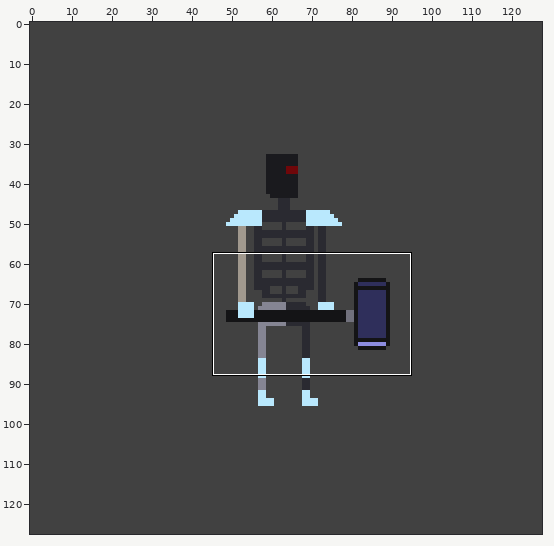
Two versions of one pixel-art file, SkeletonSlayerUnity/Assets/ASSETS_ROOT/animations/skeleton_lord/asperite/skeleton_lord_first-boss.aseprite. The picture above shows the old version from afar; the outline marks the close-up.
Close-up. Before the edit:
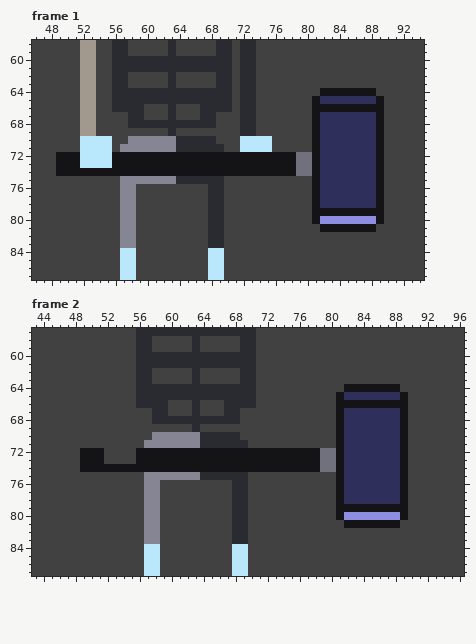
128x128 pixels, 11 frames. Colours within 5 levels of each other are drawn and written as one. Shown: frame 1: x 46..94, y 58..87; frame 2: x 43..96, y 57..87. The commit also changed other frames or places, which this record leaves out.
After the commit:
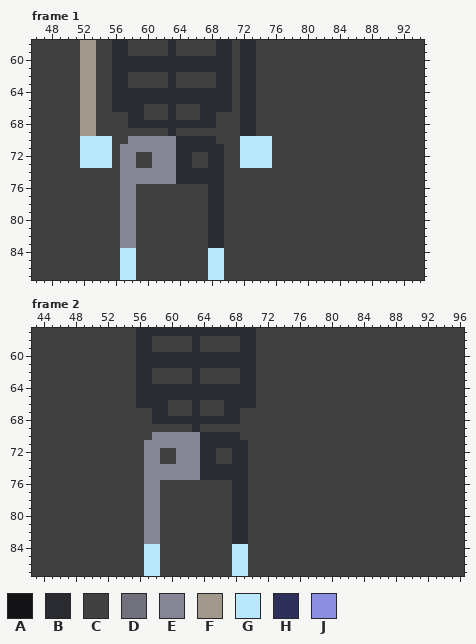
Palette (. is transparent): A #141416  B #2a2a31  C #414141  D #71717d  E #858593  F #a1998e  G #b9e8fd  H #2f2f5b  J #8d8de1
Edits made:
layer "1337Hammer" now hidden
Changed rows in their new state; - is an unchanged pixel.
Frame 1:
first column x 49:
64 ---------------------------------CCCCCCC-
65 --------------------------------CCCCCCCCC
66 --------------------------------CCCCCCCCC
67 --------------------------------CCCCCCCCC
68 --------------------------------CCCCCCCCC
69 --------------------------------CCCCCCCCC
70 --------------------------------CCCCCCCCC
71 --------------------------------CCCCCCCCC
72 CCC----CEECCEEEBBCCBBCCGGGGCCCCCCCCCCCCCC
73 CCC----CEECCEEEBBCCBBCCGGGGCCCCCCCCCCCCCC
74 CCCCCCCCEEEEEEEBBBBBBCCCCCCCCCCCCCCCCCCCC
75 --------------------------------CCCCCCCCC
76 --------------------------------CCCCCCCCC
77 --------------------------------CCCCCCCCC
78 --------------------------------CCCCCCCCC
79 --------------------------------CCCCCCCCC
80 --------------------------------CCCCCCCCC
81 ---------------------------------CCCCCCC-
Frame 2:
first column x 49:
64 ---------------------------------CCCCCCC-
65 --------------------------------CCCCCCCCC
66 --------------------------------CCCCCCCCC
67 --------------------------------CCCCCCCCC
68 --------------------------------CCCCCCCCC
69 --------------------------------CCCCCCCCC
70 --------------------------------CCCCCCCCC
71 --------------------------------CCCCCCCCC
72 CCC----CEECCEEEBBCCBBCCCCCCCCCCCCCCCCCCCC
73 CCC----CEECCEEEBBCCBBCCCCCCCCCCCCCCCCCCCC
74 CCCCCCCCEEEEEEEBBBBBBCCCCCCCCCCCCCCCCCCCC
75 --------------------------------CCCCCCCCC
76 --------------------------------CCCCCCCCC
77 --------------------------------CCCCCCCCC
78 --------------------------------CCCCCCCCC
79 --------------------------------CCCCCCCCC
80 --------------------------------CCCCCCCCC
81 ---------------------------------CCCCCCC-
Pixel boxes of the changes (left, top, right, bottom) in both close-ups:
changed: (56, 88, 384, 232)
changed: (80, 384, 408, 528)
